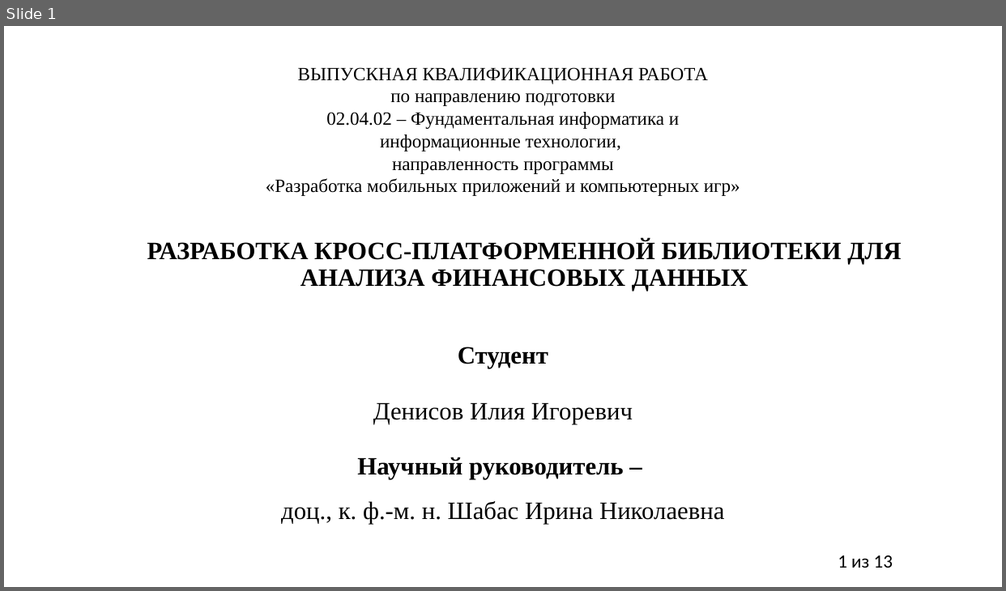
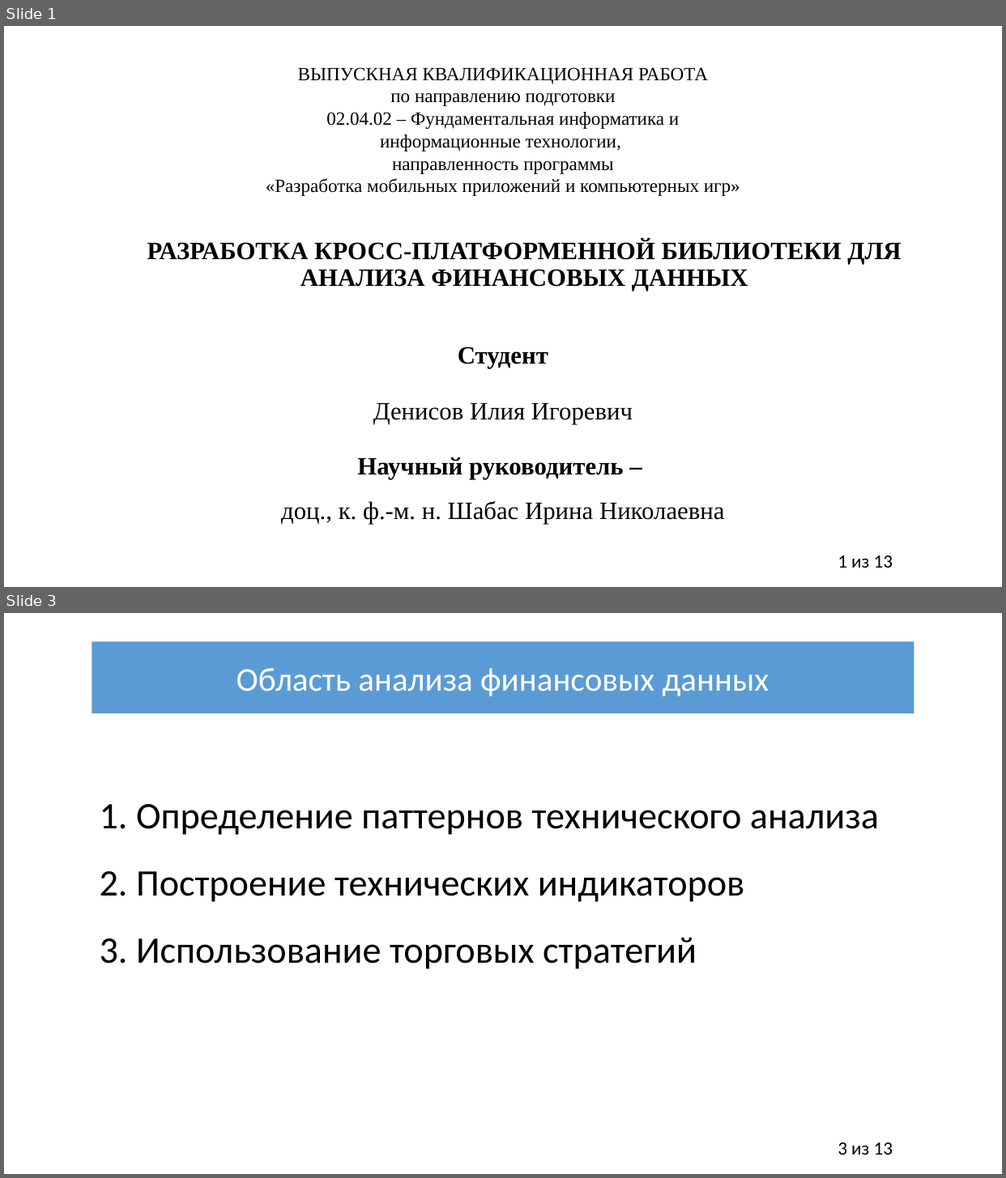
Before and after one commit to IliiaDenisov/masters-thesis, a slide deck: Презентация диплома.pptx. Shown one above the other, each under a label of ours: slide 1 before the commit, slides 1 and 3 after it; the slides between them are not shown. The pictures are 1006x591 and 1006x1178 pixels, drawn with LibreOffice and Linux fonts; fonts in the diff are those of the drawing. Boxes give left, top, right and bottom in pixels: in the first picture for what was removed or moved away, otherwise in the second. Text is boxed around its words. In the diff, an @@ line names an element or a change of style, - is before the commit and + after.

```diff
--- a/Презентация диплома.pptx
+++ b/Презентация диплома.pptx
@@ slide 3 added at (4,613,1002,1174), background #FFFFFF; not listed: 1 template element that a slide beside it also shows @@
@@ rectangle added at (91,641,914,713), fill #5B9BD5, 32 pt, text #FFFFFF @@
+Область анализа финансовых данных
@@ text added at (100,804,879,969), 36 pt, text #000000 @@
+1. Определение паттернов технического анализа
+2. Построение технических индикаторов
+3. Использование торговых стратегий
```
Also in this commit, not shown: 1 slide changed, 4 other slides added, 11 slides removed.
